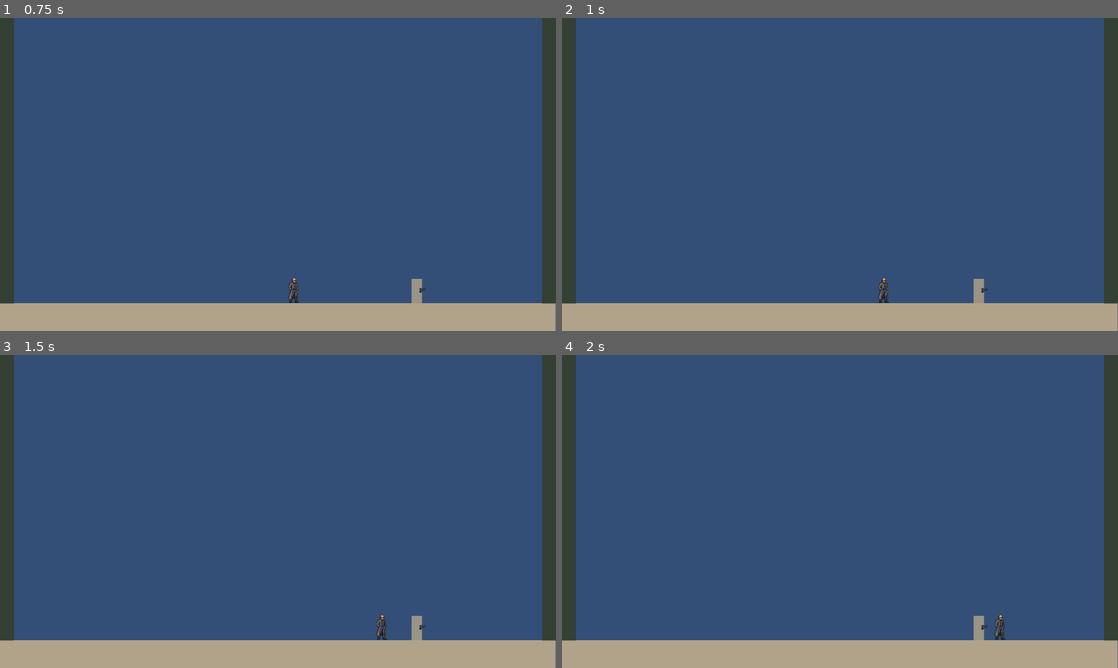
Above: before the commit, frames 1-4 (two rows, left to right).
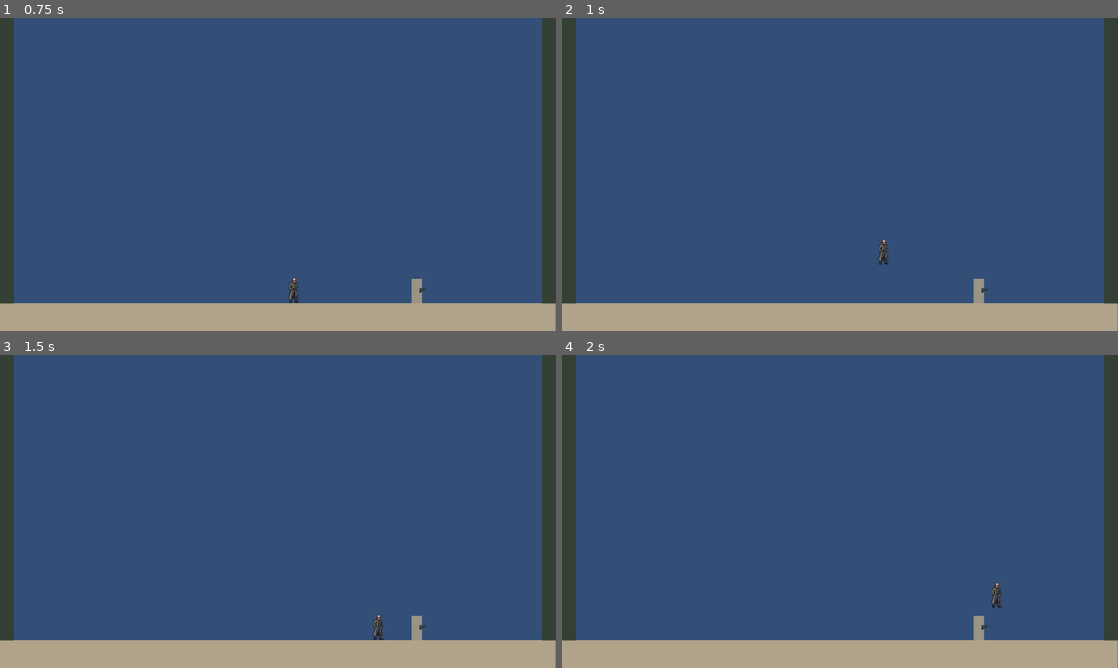
Above: after the commit, the same moments.

Repository: oplosy/fable
Game: Godot game, scene res://scenes/main.tscn
The game is run twice, just before and just after one commit, with the same random seed, the same clock (stepped at 60 frames per second) and the same inputs.
Inputs (mouse positions are in pixels of both pictures, inside the frame that each line leads up to):
- Up to frame 1 (0.75 s): tap Enter at 0.5 s; move the mouse to (400, 158) at 0.52 s; hold D (p1_right) from 0.53 s (still down); tap J (p1_attack) at 0.6 s; click (400, 158) at 0.67 s
- Up to frame 2 (1 s): keep holding D (p1_right); tap Space (p1_jump, bound only after the commit) at 0.77 s
- Up to frame 3 (1.5 s): keep holding D (p1_right); move the mouse to (166, 527) at 1.27 s; tap Shift (p1_run) at 1.35 s
- Up to frame 4 (2 s): keep holding D (p1_right); tap Space (p1_jump, bound only after the commit) at 1.52 s

Frame 1 is identical in both runs. In frame 2, 0.2% of the frame differs, in the area x 56-59%, y 70-92%; in frame 3, 0.1%; in frame 4, 0.2%, in the area x 77-80%, y 72-92%.

Commit message:
Keep jump momentum, steer in the air and jump with Space

Diff:
--- a/project.godot
+++ b/project.godot
@@ -62,7 +62,7 @@
 }
 p1_jump={
 "deadzone": 0.2,
-"events": [Object(InputEventKey,"resource_local_to_scene":fa …(140 unchanged characters)… d":false,"keycode":0,"physical_keycode":75,"key_label":0,"unicode":0,"location":0,"echo":false,"script":null)
+"events": [Object(InputEventKey,"resource_local_to_scene":fa …(140 unchanged characters)… d":false,"keycode":0,"physical_keycode":32,"key_label":0,"unicode":0,"location":0,"echo":false,"script":null)
 ]
 }
 p1_attack={
--- a/scenes/fighter/fighter.gd
+++ b/scenes/fighter/fighter.gd
@@ -383,9 +383,8 @@
 	if not is_on_floor():
 		velocity.y += gravity * delta
 
-	# No steering in the air: jumps, dives and jump kicks keep their takeoff momentum.
-	var direction := controller.move if unlocked and is_on_floor() else 0.0
-	if direction:
+	var direction := controller.move if unlocked else 0.0
+	if direction and is_on_floor():
 		var speed := fighter_class.walk_speed
 		if _crouching:
 			speed = fighter_class.crouch_speed
@@ -394,6 +393,13 @@
 		velocity.x = move_toward(velocity.x, direction * speed, fighter_class.acceleration * delta)
 		facing = 1 if direction > 0 else -1
 		_visuals.scale.x = facing
+	elif direction:
+		# Steering in the air bends the jump up to walk speed; it never slows down
+		# faster momentum in the held direction (a running takeoff, a knockback).
+		if direction * velocity.x < fighter_class.walk_speed:
+			velocity.x = move_toward(velocity.x, direction * fighter_class.walk_speed, fighter_class.air_acceleration * delta)
+		facing = 1 if direction > 0 else -1
+		_visuals.scale.x = facing
 	elif is_on_floor() and not is_rolling():
 		velocity.x = move_toward(velocity.x, 0.0, fighter_class.friction * delta)
 
@@ -402,8 +408,8 @@
 			_diving = true
 			velocity = Vector2(facing * fighter_class.dive_velocity.x, fighter_class.dive_velocity.y)
 		else:
-			# A walking jump goes straight up.
-			velocity = Vector2(0.0, fighter_class.jump_velocity)
+			# A jump keeps the speed it was walking with, so it arcs forward.
+			velocity.y = fighter_class.jump_velocity
 	elif unlocked and controller.down and is_running():
 		_roll_time = fighter_class.roll_time
 		velocity.x = facing * fighter_class.roll_speed
--- a/scenes/fighter/fighter_class.gd
+++ b/scenes/fighter/fighter_class.gd
@@ -14,6 +14,9 @@
 @export var run_speed := 200.0
 @export var crouch_speed := 50.0
 @export var jump_velocity := -300.0
+## Speed change per second from A/D in the air, up to walk speed. Jumps keep their
+## takeoff speed, so this only bends the arc; dives and jump kicks cannot be steered.
+@export var air_acceleration := 500.0
 ## A running jump is a low, long forward dive.
 @export var dive_velocity := Vector2(260.0, -220.0)
 @export var roll_speed := 220.0
